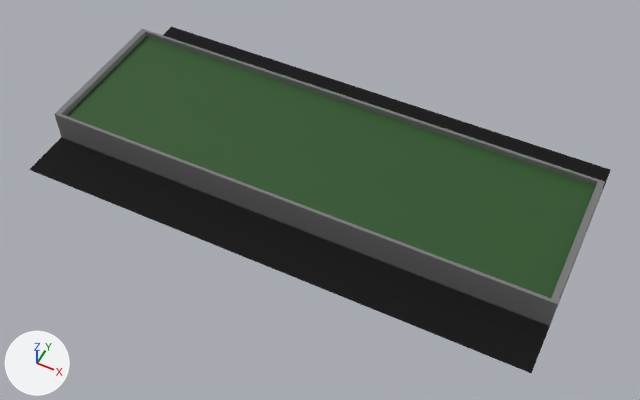
The FBX model Assets/Original_assets/Median.fbx: old version first, new version second.
Camera for both pictures: a 50 mm camera at (8.46, -16.92, 19.75) aimed at (0.42, -0.84, -0.34). The lights are fixed; the arrows at lower left show +X, +Y and +Z. The older version comes first. Where no turn or scale is listed for an object, it has been applied to the vertices.

In view in the first picture: 'Mediana'.
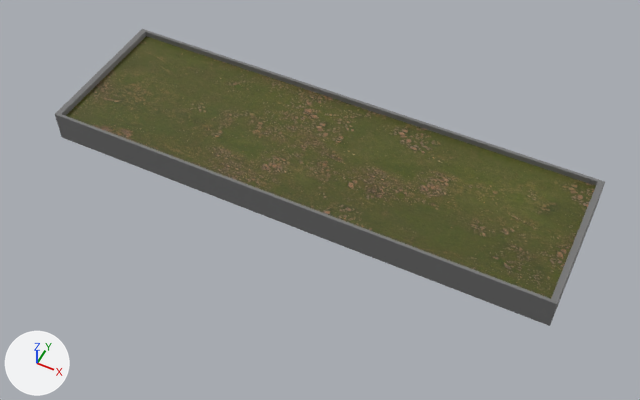
Where the change shows, as pixel boxes (x1, y1, x2, y2) in the pictures (640 x 400 px):
'Mediana', surface changed, reshaped (14% shorter): before (29, 27, 611, 373); after (55, 29, 605, 326)

The change, as a diff of the scene's bpy script:
```diff
--- a/Assets/Original_assets/Median.fbx.py
+++ b/Assets/Original_assets/Median.fbx.py
@@ img_rocky_terrain_02_diff_1k_png @@
+img_rocky_terrain_02_diff_1k_png = load_image('rocky_terrain_02_diff_1k.png', '../Textures/rocky_terrain_02_1k/rocky_terrain_02_diff_1k.png', 1024, 1024, 'sRGB')
@@ mat_césped @@
 mat_césped = principled_material('Césped')
-mat_césped.base_color = (0.0213, 0.085, 0.0166)  # dark green #285223
+mat_césped.texture = img_rocky_terrain_02_diff_1k_png
@@ me_plane_278 @@
 # used by ob_mediana; location = (0.0, 0.0, 0.0)
-me_plane_278.from_pydata(...)  # 20 vertices, 15 faces; spans x -8.0..8.0, y -4.0..4.0, z 0.0..1.0
-me_plane_278.materials.append(mat_asfalto)  # black #000000
+me_plane_278.from_pydata(...)  # 44 vertices, 45 faces; spans x -8.0..8.0, y -2.4..2.4, z 0.0..1.0
+# me_plane_278 part 1
+# 4 vertices are removed from x -8.0..8.0, y -4.0..4.0, z 0.0
+# 13 faces are deleted
+# 28 vertices are added at x -8.0..8.0, y -2.4..2.4, z 0.0..1.0
+# 7 new faces join them, mat_césped (picture img_rocky_terrain_02_diff_1k_png)
+# 36 new faces join them, mat_bordillo (grey #767676)
 me_plane_278.materials.append(mat_césped)
```
